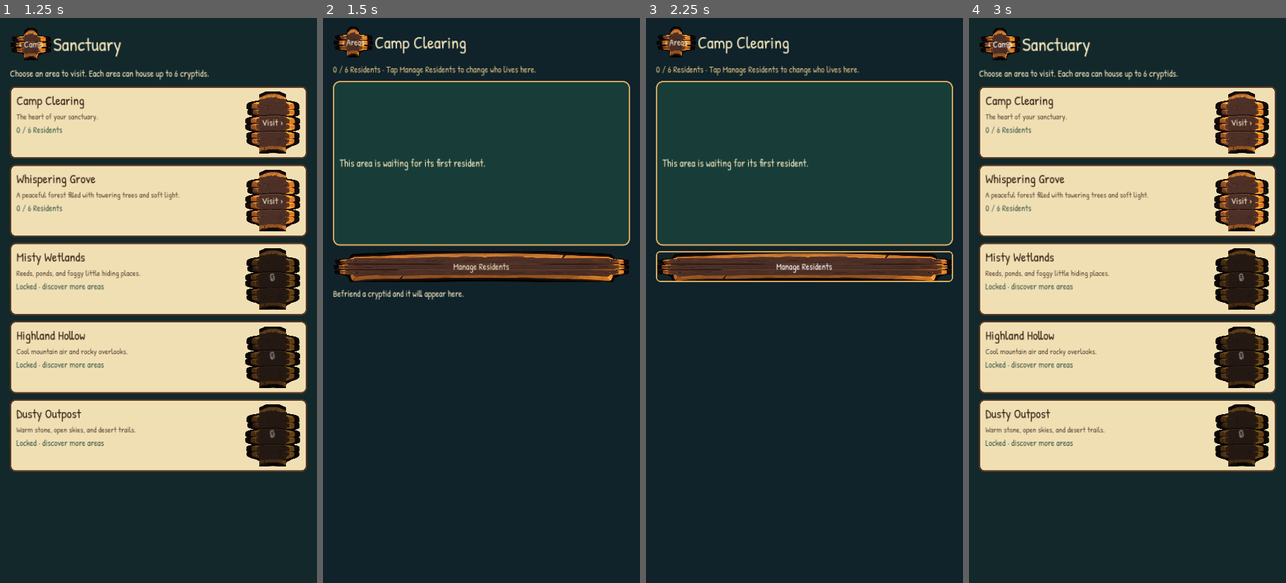
Above: before the commit, frames 1-4 (left to right).
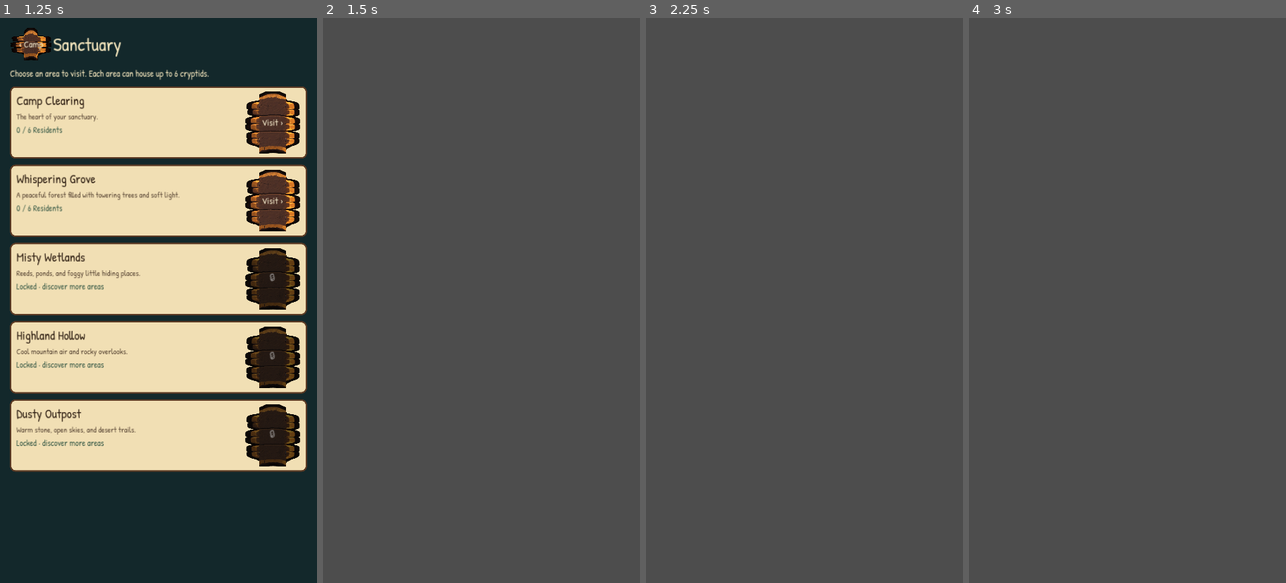
Above: after the commit, the same moments.

Repository: rabine707/cryptid-camp
Game: Godot game, scene res://scenes/main/main.tscn
The game is run twice, just before and just after one commit, with the same random seed, the same clock (stepped at 60 frames per second) and the same inputs.
Inputs (mouse positions are in pixels of both pictures, inside the frame that each line leads up to):
- Up to frame 1 (1.25 s): click "Residents" at 0.5 s
- Up to frame 2 (1.5 s): click "Visit ›" at 1.25 s
- Up to frame 3 (2.25 s): click (804, 266) at 2 s, where only the run before the commit has a clickable "Manage Residents"
- Up to frame 4 (3 s): click (1000, 40) at 2.75 s, where only the run before the commit has a clickable "‹ Areas"

Frame 1 is identical in both runs. In frame 2, 100% of the frame differs, in the area x 0-100%, y 0-100%; in frame 3, 100%; in frame 4, 100%.
Error after the commit: Parse Error: Cannot find member "PRESET_CENTER_WIDE" in base "Control". (res://scripts/sanctuary/area.gd:115)

Commit message:
Turn Sanctuary area into illustrated resident room

Diff:
--- a/scripts/sanctuary/area.gd
+++ b/scripts/sanctuary/area.gd
@@ -1,86 +1,190 @@
 extends Control
 
-var area_id := "whispering_grove"
+var area_id := "camp_clearing"
 var area: Dictionary = {}
-var residents_box: VBoxContainer
+var room_layer: Control
+var roster_panel: PanelContainer
 var roster_box: VBoxContainer
 var status: Label
 
+const RESIDENT_POSITIONS := [
+	Vector2(0.20, 0.67), Vector2(0.50, 0.72), Vector2(0.78, 0.65),
+	Vector2(0.30, 0.43), Vector2(0.66, 0.42), Vector2(0.50, 0.25)
+]
+
 func _ready() -> void:
-	area_id = str(GameState.state.get("active_sanctuary_area", "whispering_grove"))
+	area_id = str(GameState.state.get("active_sanctuary_area", "camp_clearing"))
 	area = GameState.get_sanctuary_areas().get(area_id, {})
-	var bg := ColorRect.new()
-	bg.color = Color("10232a")
+	_build_room()
+	_refresh()
+
+func _build_room() -> void:
+	var bg := TextureRect.new()
+	bg.texture = ArtRegistry.texture_for("background.sanctuary")
+	bg.expand_mode = TextureRect.EXPAND_IGNORE_SIZE
+	bg.stretch_mode = TextureRect.STRETCH_KEEP_ASPECT_COVERED
 	bg.set_anchors_and_offsets_preset(Control.PRESET_FULL_RECT)
+	bg.mouse_filter = Control.MOUSE_FILTER_IGNORE
 	add_child(bg)
+	var shade := ColorRect.new()
+	shade.color = Color(0.02,0.08,0.07,0.20)
+	shade.set_anchors_and_offsets_preset(Control.PRESET_FULL_RECT)
+	shade.mouse_filter = Control.MOUSE_FILTER_IGNORE
+	add_child(shade)
+
 	var margin := MarginContainer.new()
 	margin.set_anchors_and_offsets_preset(Control.PRESET_FULL_RECT)
-	for side in ["left","right"]: margin.add_theme_constant_override("margin_"+side, 34)
-	for side in ["top","bottom"]: margin.add_theme_constant_override("margin_"+side, 30)
+	for side in ["left","right"]: margin.add_theme_constant_override("margin_"+side, 28)
+	margin.add_theme_constant_override("margin_top", 28)
+	margin.add_theme_constant_override("margin_bottom", 26)
 	add_child(margin)
-	var column := VBoxContainer.new()
-	column.add_theme_constant_override("separation", 18)
-	margin.add_child(column)
+	var page := VBoxContainer.new()
+	page.add_theme_constant_override("separation", 12)
+	margin.add_child(page)
+
 	var top := HBoxContainer.new()
-	column.add_child(top)
-	var back := _button("‹ Areas")
+	page.add_child(top)
+	var back := _button("Areas", "paper")
+	back.custom_minimum_size = Vector2(155, 76)
 	back.pressed.connect(func(): get_tree().change_scene_to_file("res://scenes/sanctuary/area_selector.tscn"))
 	top.add_child(back)
-	var title := _label(str(area.get("name","Sanctuary Area")), 58)
+	var title := _label(str(area.get("name","Sanctuary Area")), 48, CampStyle.CREAM)
 	title.size_flags_horizontal = Control.SIZE_EXPAND_FILL
+	title.horizontal_alignment = HORIZONTAL_ALIGNMENT_CENTER
 	top.add_child(title)
-	status = _label("", 30, Color("d7bd82"))
-	column.add_child(status)
-	var scene_panel := PanelContainer.new()
-	scene_panel.custom_minimum_size.y = 560
-	scene_panel.add_theme_stylebox_override("panel", CampStyle.panel(Color("183d38"), 22, 5, Color("d0a35e")))
-	column.add_child(scene_panel)
-	residents_box = VBoxContainer.new()
-	residents_box.alignment = BoxContainer.ALIGNMENT_CENTER
-	residents_box.add_theme_constant_override("separation", 12)
-	scene_panel.add_child(residents_box)
-	var manage := _button("Manage Residents")
-	manage.pressed.connect(_toggle_roster)
-	column.add_child(manage)
+	var spacer := Control.new()
+	spacer.custom_minimum_size.x = 155
+	top.add_child(spacer)
+
+	status = _label("", 24, Color("ead49d"))
+	status.horizontal_alignment = HORIZONTAL_ALIGNMENT_CENTER
+	page.add_child(status)
+
+	var room := PanelContainer.new()
+	room.size_flags_vertical = Control.SIZE_EXPAND_FILL
+	room.custom_minimum_size.y = 1120
+	room.add_theme_stylebox_override("panel", CampStyle.panel(Color(0.03,0.12,0.10,0.16), 22, 3, CampStyle.WOOD_LIGHT))
+	page.add_child(room)
+	room_layer = Control.new()
+	room_layer.clip_contents = true
+	room.add_child(room_layer)
+
+	var hint := _label("Tap a resident to say hello", 23, Color("f3e5bc"))
+	hint.horizontal_alignment = HORIZONTAL_ALIGNMENT_CENTER
+	hint.set_anchors_preset(Control.PRESET_TOP_WIDE)
+	hint.offset_top = 20
+	hint.offset_bottom = 60
+	room_layer.add_child(hint)
+
+	var actions := HBoxContainer.new()
+	actions.add_theme_constant_override("separation", 10)
+	page.add_child(actions)
+	for item in [["Residents","residents"],["Decorate","decorate"],["Area Info","info"]]:
+		var b := _button(item[0], "wood")
+		b.size_flags_horizontal = Control.SIZE_EXPAND_FILL
+		b.custom_minimum_size.y = 92
+		match item[1]:
+			"residents": b.pressed.connect(_toggle_roster)
+			"decorate": b.pressed.connect(_show_decorate_note)
+			"info": b.pressed.connect(_show_area_info)
+		actions.add_child(b)
+
+	roster_panel = PanelContainer.new()
+	roster_panel.visible = false
+	roster_panel.custom_minimum_size.y = 430
+	roster_panel.add_theme_stylebox_override("panel", CampStyle.panel(CampStyle.PAPER, 18, 3, CampStyle.WOOD))
+	page.add_child(roster_panel)
 	var scroll := ScrollContainer.new()
-	scroll.custom_minimum_size.y = 520
-	scroll.size_flags_vertical = Control.SIZE_EXPAND_FILL
-	column.add_child(scroll)
+	roster_panel.add_child(scroll)
 	roster_box = VBoxContainer.new()
 	roster_box.size_flags_horizontal = Control.SIZE_EXPAND_FILL
-	roster_box.add_theme_constant_override("separation", 12)
+	roster_box.add_theme_constant_override("separation", 10)
 	scroll.add_child(roster_box)
-	_refresh()
 
 func _refresh() -> void:
-	for child in residents_box.get_children(): child.queue_free()
+	for child in room_layer.get_children():
+		if child.name.begins_with("Resident"):
+			child.queue_free()
 	for child in roster_box.get_children(): child.queue_free()
 	var assigned := GameState.get_area_residents(area_id)
-	status.text = "%d / 6 Residents · Tap Manage Residents to change who lives here." % assigned.size()
+	status.text = "%d / 6 residents" % assigned.size()
 	if assigned.is_empty():
-		residents_box.add_child(_label("This area is waiting for its first resident.", 34))
+		var empty := _label("This clearing is waiting for its first friend.", 31, CampStyle.CREAM)
+		empty.name = "ResidentEmpty"
+		empty.horizontal_alignment = HORIZONTAL_ALIGNMENT_CENTER
+		empty.set_anchors_preset(Control.PRESET_CENTER_WIDE)
+		empty.offset_top = -30
+		empty.offset_bottom = 40
+		room_layer.add_child(empty)
 	else:
-		for cryptid_id in assigned:
-			var c := _find_cryptid(str(cryptid_id))
-			residents_box.add_child(_label("🐾  %s · %s" % [_display_name(c), str(c.get("species","Unknown")).capitalize()], 34))
+		for i in range(mini(assigned.size(), 6)):
+			_add_resident_to_room(_find_cryptid(str(assigned[i])), i)
+
 	var adopted: Array = []
 	for c in GameState.state.get("cryptids", []):
 		if c.get("adopted", false): adopted.append(c)
 	if adopted.is_empty():
-		roster_box.add_child(_label("Befriend a cryptid and it will appear here.", 30))
+		roster_box.add_child(_label("Befriend a cryptid and it will appear here.", 26, CampStyle.INK))
 	for c in adopted:
 		var row := HBoxContainer.new()
-		var name := _label("%s  ·  %s" % [_display_name(c), str(c.get("species","")).capitalize()], 30, Color("f3e5bc"))
+		var name := _label("%s  ·  %s" % [_display_name(c), _species_name(c)], 27, CampStyle.INK)
 		name.size_flags_horizontal = Control.SIZE_EXPAND_FILL
 		row.add_child(name)
 		var here := str(c.get("id","")) in assigned
-		var action := _button("Remove" if here else "Move Here")
-		action.custom_minimum_size = Vector2(220, 90)
+		var action := _button("Remove" if here else "Move Here", "paper")
+		action.custom_minimum_size = Vector2(190, 78)
 		action.disabled = not here and assigned.size() >= 6
 		action.pressed.connect((_remove if here else _assign).bind(str(c.get("id",""))))
 		row.add_child(action)
 		roster_box.add_child(row)
 
+func _add_resident_to_room(c: Dictionary, index: int) -> void:
+	if c.is_empty(): return
+	var pos: Vector2 = RESIDENT_POSITIONS[index]
+	var resident := VBoxContainer.new()
+	resident.name = "Resident%d" % index
+	resident.alignment = BoxContainer.ALIGNMENT_CENTER
+	resident.set_anchors_preset(Control.PRESET_TOP_LEFT)
+	resident.anchor_left = pos.x
+	resident.anchor_top = pos.y
+	resident.anchor_right = pos.x
+	resident.anchor_bottom = pos.y
+	resident.position = Vector2(-105, -120)
+	resident.custom_minimum_size = Vector2(210, 240)
+
+	var portrait := TextureButton.new()
+	portrait.ignore_texture_size = true
+	portrait.stretch_mode = TextureButton.STRETCH_KEEP_ASPECT_CENTERED
+	portrait.custom_minimum_size = Vector2(210, 180)
+	portrait.texture_normal = _resident_texture(c)
+	portrait.tooltip_text = "%s · %s" % [_display_name(c), _species_name(c)]
+	portrait.pressed.connect(_resident_tapped.bind(c))
+	resident.add_child(portrait)
+	var name := _label(_display_name(c), 28, CampStyle.CREAM)
+	name.horizontal_alignment = HORIZONTAL_ALIGNMENT_CENTER
+	resident.add_child(name)
+	var species := _label(_species_name(c), 20, Color("ead49d"))
+	species.horizontal_alignment = HORIZONTAL_ALIGNMENT_CENTER
+	resident.add_child(species)
+	room_layer.add_child(resident)
+
+func _resident_texture(c: Dictionary) -> Texture2D:
+	var species := str(c.get("species","")).to_lower()
+	var variant := str(c.get("variant","classic")).to_lower()
+	var texture := ArtRegistry.texture_for("cryptid.%s.%s" % [species, variant])
+	if texture == null:
+		texture = ArtRegistry.texture_for("cryptid.%s.classic" % species)
+	return texture
+
+func _resident_tapped(c: Dictionary) -> void:
+	status.text = "%s is enjoying %s." % [_display_name(c), str(area.get("name","camp"))]
+
+func _show_decorate_note() -> void:
+	status.text = "Decorating this area is coming next."
+
+func _show_area_info() -> void:
+	status.text = "%s · Up to 6 cryptids can call this place home." % str(area.get("name","Sanctuary"))
+
 func _find_cryptid(id: String) -> Dictionary:
 	for c in GameState.state.get("cryptids", []):
 		if str(c.get("id","")) == id: return c
@@ -89,7 +193,10 @@
 func _display_name(c: Dictionary) -> String:
 	var chosen := str(c.get("name","")).strip_edges()
 	if not chosen.is_empty(): return chosen
-	return str(c.get("species","Cryptid")).capitalize()
+	return _species_name(c)
+
+func _species_name(c: Dictionary) -> String:
+	return str(c.get("species","Cryptid")).replace("_"," ").capitalize()
 
 func _assign(id: String) -> void:
 	GameState.assign_resident_to_area(area_id, id)
@@ -100,9 +207,9 @@
 	_refresh()
 
 func _toggle_roster() -> void:
-	roster_box.visible = not roster_box.visible
-
-func _label(value: String, size: int, color := Color("f3e5bc")) -> Label:
+	roster_panel.visible = not roster_panel.visible
+
+func _label(value: String, size: int, color := CampStyle.CREAM) -> Label:
 	var l := Label.new()
 	l.text = value
 	l.autowrap_mode = TextServer.AUTOWRAP_WORD_SMART
@@ -110,10 +217,9 @@
 	l.add_theme_color_override("font_color", color)
 	return l
 
-func _button(value: String) -> Button:
+func _button(value: String, kind := "wood") -> Button:
 	var b := Button.new()
 	b.text = value
-	b.custom_minimum_size.y = 105
-	CampStyle.button(b, "wood")
-	b.add_theme_font_size_override("font_size", 30)
+	CampStyle.button(b, kind)
+	b.add_theme_font_size_override("font_size", 26)
 	return b
